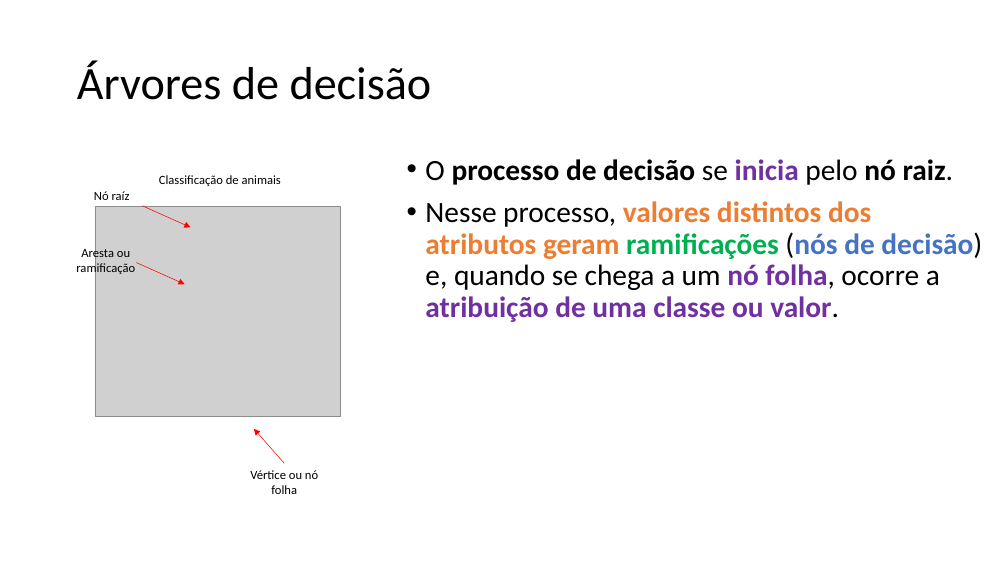
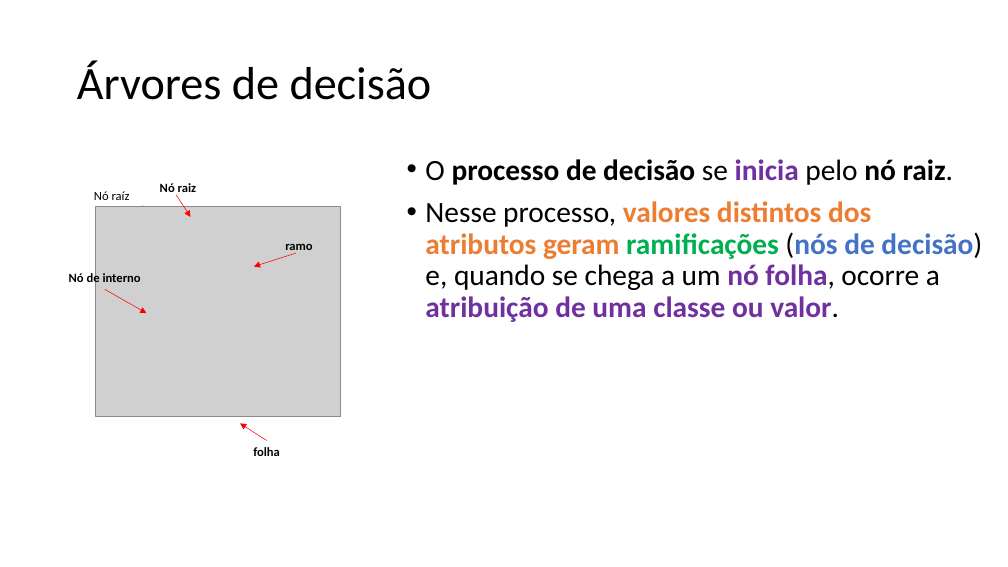
Before and after one commit to zz4fap/c24_inteligencia_artificial, a slide deck: slide 15 of slides/C24_Árvores_de_decisão.pptx (slide 13 before the commit). Drawn at 1008x567 pixels with LibreOffice and Linux fonts; fonts in the diff are those of the drawing; grey boxes stand for pictures. Boxes give left, top, right and bottom in pixels: in the first picture for what was removed or moved away, otherwise in the second. Text is boxed around its words. In the diff, an @@ line names an element or a change of style, - is before the commit and + after.

```diff
--- a/slides/C24_Árvores_de_decisão.pptx
+++ b/slides/C24_Árvores_de_decisão.pptx
@@ text removed at (159,175,281,186) @@
-Classificação de animais
@@ group added at (69,183,312,286): 3 texts, 2 arrows @@
+Nó raiz
+ramo
+Nó de interno
@@ text removed at (76,246,135,275) @@
-Aresta ou ramificação
@@ arrow moved from (136, 262) - (185, 284) to (105, 290) - (147, 313) @@
@@ arrow moved from (284, 464) - (254, 429) to (267, 441) - (240, 423) @@
@@ text at (253,447,280,456): text changed; bold on @@
-Vértice ou nó folha
+folha
```
Also in this commit, not shown: 7 other slides changed, 3 slides added, 2 slides removed.
